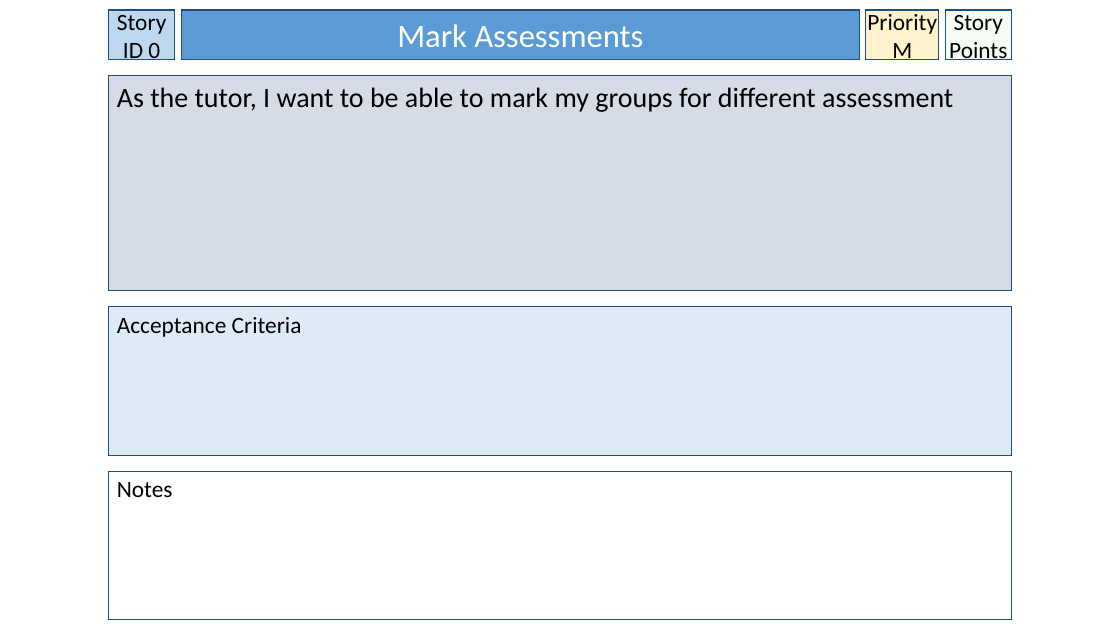
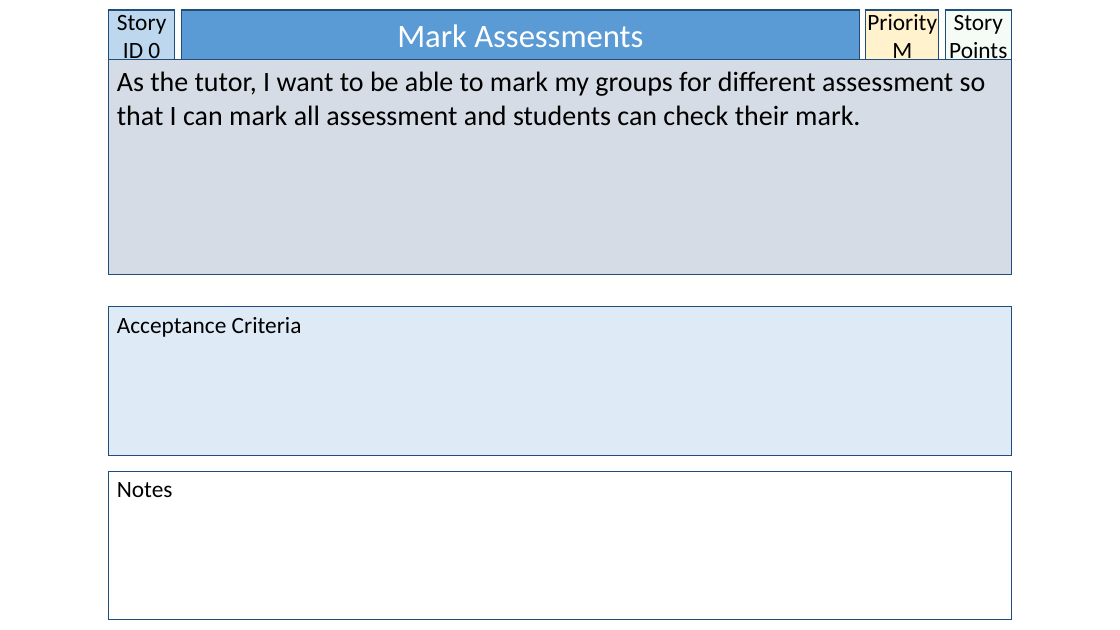
Before and after one commit to BrissyKim/group14, a slide deck: slide 4 of User_story/Seyoung User Stories.pptx. Drawn at 1120x630 pixels with LibreOffice and Linux fonts; fonts in the diff are those of the drawing. Boxes give left, top, right and bottom in pixels: in the first picture for what was removed or moved away, otherwise in the second. Text is boxed around its words. In the diff, an @@ line names an element or a change of style, - is before the commit and + after.

```diff
--- a/User_story/Seyoung User Stories.pptx
+++ b/User_story/Seyoung User Stories.pptx
@@ rectangle "As the tutor, I want ...": place and size @@
-rectangle "As the tutor, I want ..." at (108,76,1012,291)
+rectangle "As the tutor, I want ..." at (108,60,1012,275)
@@ text in rectangle at (117,71,986,126): text changed @@
-As the tutor, I want to be able to mark my groups for different assessment
+As the tutor, I want to be able to mark my groups for different assessment so that I can mark all assessment and students can check their mark.
```
Also in this commit, not shown: 3 other slides changed.
